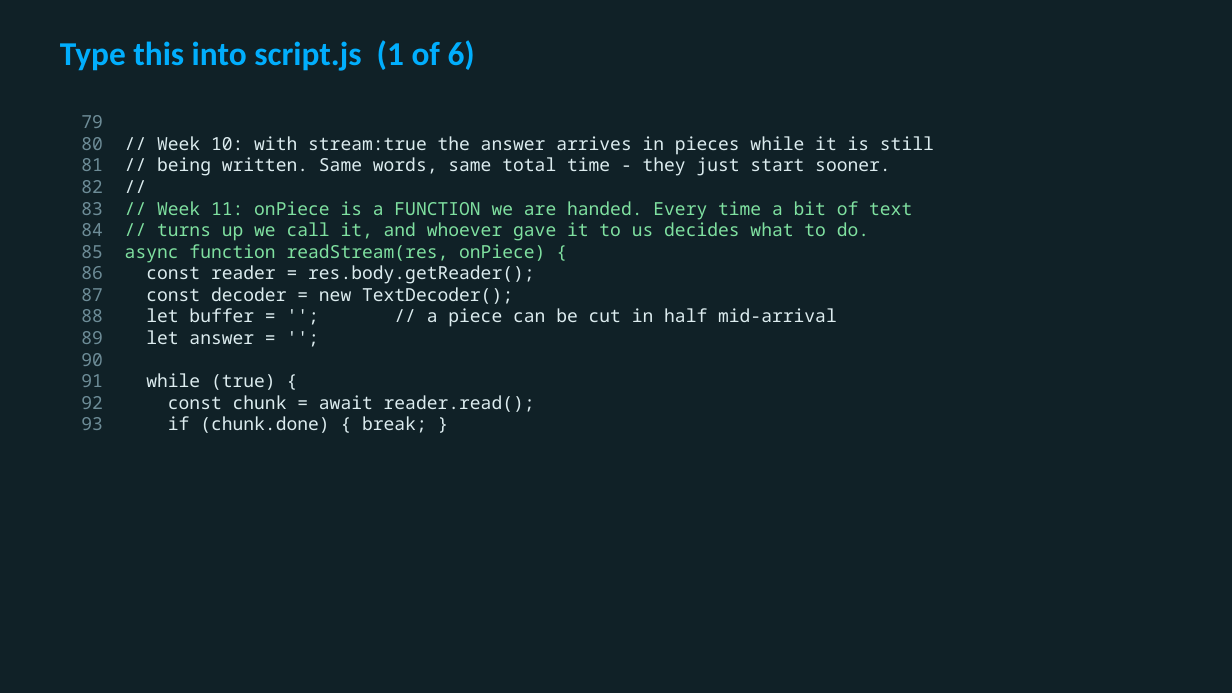
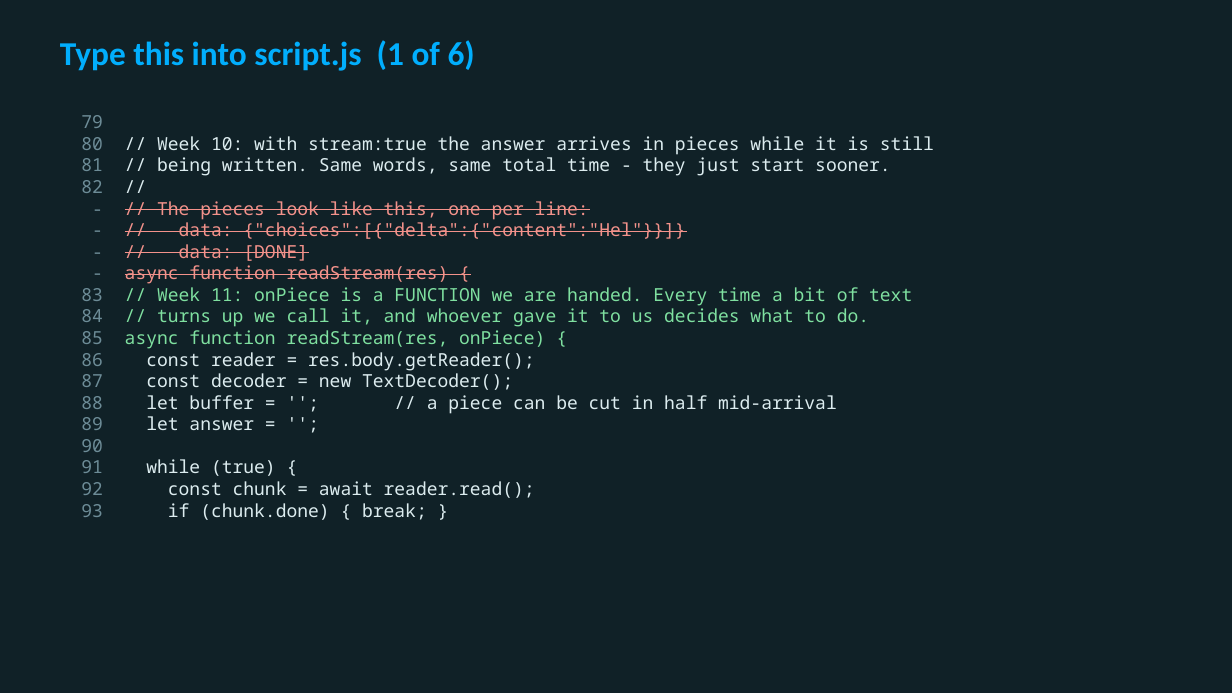
Before and after one commit to utgapps/utgapps.github.io, a slide deck: slide 6 of ai101/slides/week-11.pptx. Drawn at 1232x693 pixels with LibreOffice and Linux fonts; fonts in the diff are those of the drawing. Boxes give left, top, right and bottom in pixels: in the first picture for what was removed or moved away, otherwise in the second. Text is boxed around its words. In the diff, an @@ line names an element or a change of style, - is before the commit and + after.

```diff
--- a/ai101/slides/week-11.pptx
+++ b/ai101/slides/week-11.pptx
@@ text at (125,201,685,284): paragraphs added @@
+- // The pieces look like this, one per line:
+- // data: {"choices":[{"delta":{"content":"Hel"}}]}
+- // data: [DONE]
+- async function readStream(res) {
```
Also in this commit, not shown: 5 other slides changed, 36 other files.
